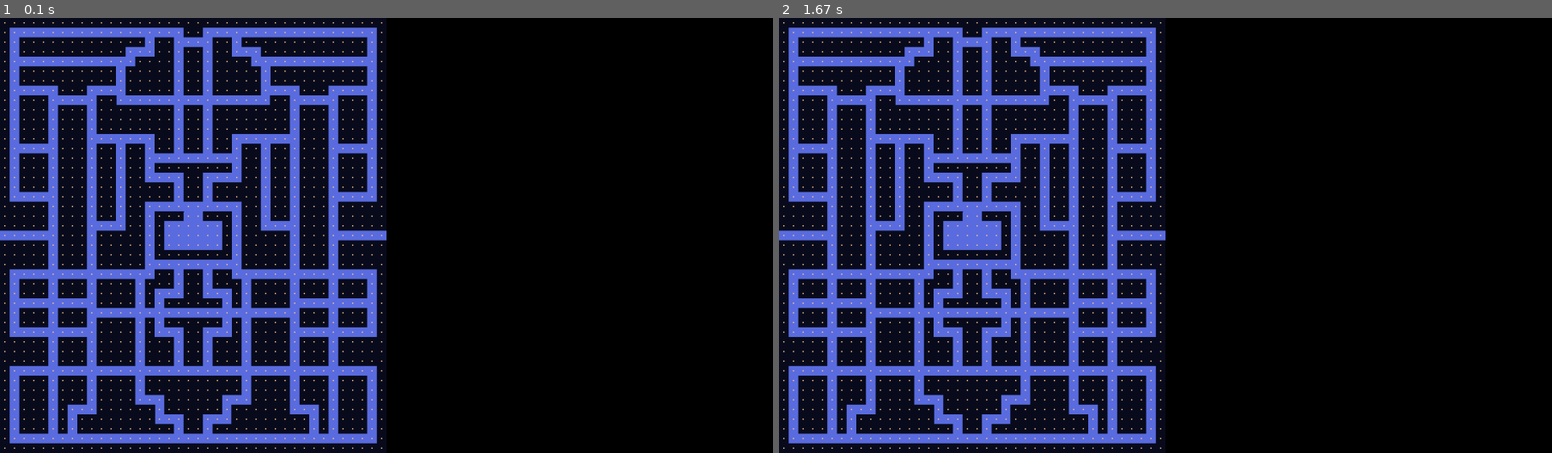
Above: before the commit, frames 1-2 (left to right).
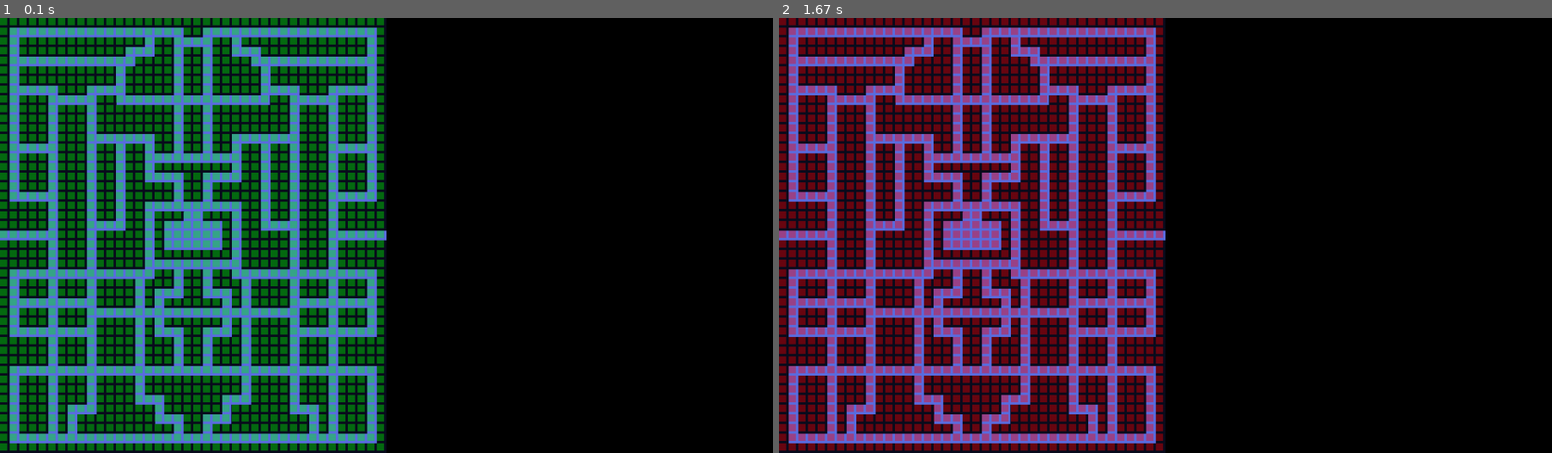
Above: after the commit, the same moments.

Repository: Allanc7237/pacman_pygame
Game: pygame game, started from src/main.py
Same seed, same stepped clock (60 frames per second), same inputs: the game is played once before the commit and once after it.
Inputs (mouse positions are in pixels of both pictures, inside the frame that each line leads up to):
- Up to frame 1 (0.1 s): no input
- Up to frame 2 (1.67 s): click (1134, 252) at 0.38 s

The runs differ from the first frame. In frame 1, 31% of the frame differs, in the area x 0-50%, y 0-100%; in frame 2, 31%.

Commit message:
removed unused images, and created new directory for static and  image files

Diff:
--- a/src/constants.py
+++ b/src/constants.py
@@ -1,4 +1,4 @@
 SCREEN_WIDTH = 1280
 SCREEN_HEIGHT = 720
-BG_IMAGE_PATH = "content/level_1.png"
-DOT_IMAGE_PATH = "content/dot.png"
+BG_IMAGE_PATH = "static/level_1.png"
+DOT_IMAGE_PATH = "static/dot.png"
--- a/src/level_generator.py
+++ b/src/level_generator.py
@@ -4,20 +4,24 @@
 import os
 
 class LevelNode:
-    def __init__(self, position, surface, rect, has_dot=False, neighbors=None):
+    def __init__(self, position, surface, rect, pressed=False, has_dot=False, neighbors=None):
         self.position = position
         self.surface = surface
+        self.rect  = rect
         self.neighbors = neighbors
         self.has_dot = has_dot
-        self.rect  = rect
+        self.pressed  = pressed
 
 def generate_nodes(width,height):
     nodes = []
     surf = pygame.image.load(DOT_IMAGE_PATH)
+    temp_surf = pygame.Surface((12,12))
+    temp_surf.fill("green")
+    temp_surf.set_alpha(100)
     for i in range(0,width,16):
         for j in range(0,height,16):
-            new_node = LevelNode((i,j),surf,None)
-            new_node.rect = pygame.Rect(0,0,16,16)
+            new_node = LevelNode((i,j),temp_surf,None)
+            new_node.rect = pygame.Rect(i,j,16,16)
             nodes.append(new_node)
     return nodes
 
--- a/src/main.py
+++ b/src/main.py
@@ -22,14 +22,18 @@
     try:
         #print(f"{len(test_nodes)} nodes created")
         while True:
+            mouse_pos = pygame.mouse.get_pos()
+
             for event in pygame.event.get():
                 if event.type == pygame.QUIT:
                     return
-                if event.type == pygame.MOUSEBUTTONDOWN:
-                    mouse_pos = pygame.mouse.get_pos()
-                    for node in test_nodes:
-                        if node.rect.collidepoint(mouse_pos):
-                            pygame.draw.circle(level_bg,"white",node.position,3)
+            for node in test_nodes:
+                if node.rect.collidepoint(mouse_pos):
+                    if(pygame.mouse.get_just_pressed()[0] and node.pressed == False):
+                        node.surface.fill("red")
+                        node.pressed = True
+                        break
+
             screen.blit(level_bg, (0,0))
             screen.blit(level_ui, (640,0))
             for node in test_nodes:
Binary file removed: content/Originalpacmaze.png
Binary file removed: content/level_bg.png
Binary file removed: content/wall_bottom.png
Binary file removed: content/wall_corner_bl.png
Binary file removed: content/wall_corner_br.png
Binary file removed: content/wall_corner_tl.png
Binary file removed: content/wall_corner_tr.png
Binary file removed: content/wall_left.png
Binary file removed: content/wall_right.png
Binary file removed: content/wall_top.png
Renamed: content/big_dot.png -> static/big_dot.png
Renamed: content/blinky.png -> static/blinky.png
(and 5 more such lines)
